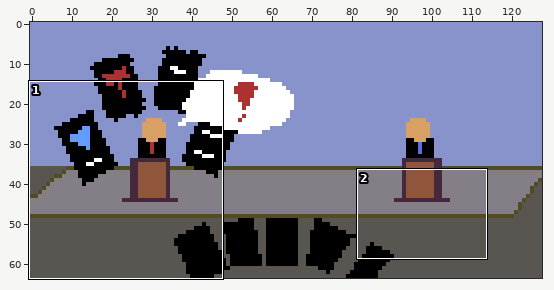
Edited in one commit: pixel-art file (assets/sprites/game-mockup-01.aseprite). Above: a wide view before the commit, with the close-up outlined.
Close-up. Before the edit:
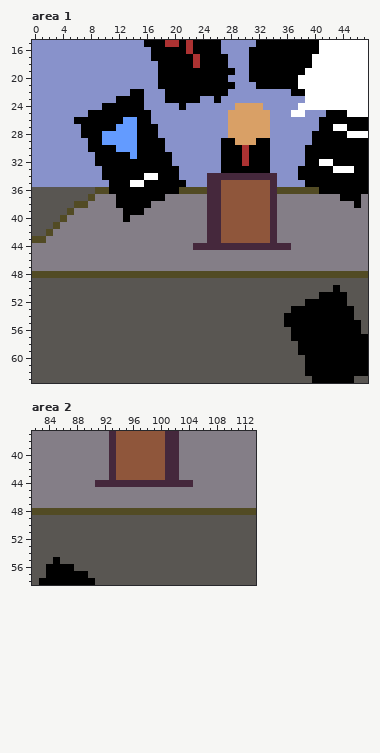
128x64 pixels, 1 frame. Shown: area 1: x 0..47, y 15..63; area 2: x 82..113, y 37..58. The commit also changed other parts of the picture, which this record leaves out.
After the commit:
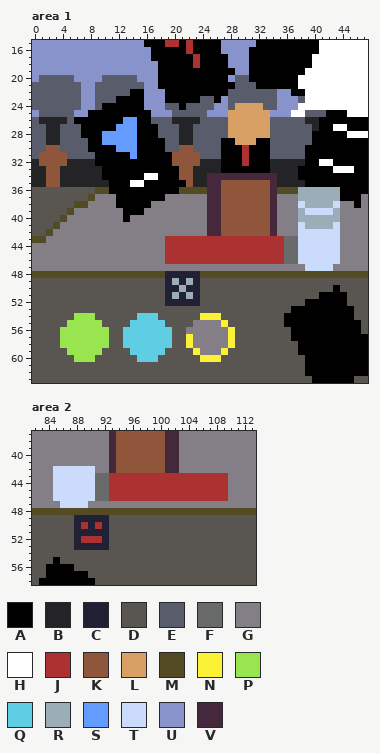
Palette (. is transparent): A #000000  B #242427  C #222034  D #595652  E #595c6b  F #696a6a  G #847e87  H #ffffff  J #ac3232  K #8f563b  L #d9a066  M #524b24  N #fbf236  P #99e550  Q #5fcde4  R #9badb7  S #639bff  T #cbdbfc  U #8892cb  V #45283c
Changes in this commit:
layer "Background 2" added
Changed rows in their new state; - is an unchanged pixel.
Area 1, layers "UI", "Background":
first column x 0:
20 -EEEEE----EEEEE--------------EE-------------
21 EEEEEEE--EEEEEEE-------------EEE------------
22 EEEEEEE--EEEEE--------------EEEEEEE---------
23 EEEEEEE--EEE------------EE--EEEEEEE---E-----
24 EEEEEEE--E---------EE-EEEE--E----EE---------
25 -EEEEE--------------EEEEE--------------EEE--
26 EBBBBE-----------EEEBBBBEEEE------EEEEEBB---
27 EEBBEEE-----------EEEBBEEEEE------EEEEEEB---
28 EEBBEEE-----------EEEBBEEEEE------EEEEEE----
29 EEBBEEEE-----------EEBBEEEE-------EEEEEE----
30 EEKKEEEE-----------EEKKEEEE-------EEEEE-----
31 EKKKKEEEE-----------KKKKEEE-------EEEEE-----
32 BKKKKBBBB-----------KKKKBBB-------BBBBB-----
33 BBKKBBBBBB-----------KKBBBB-------BBBB------
34 BBKKBBBBBB-----------KKBB----------BBB------
35 BBKKBBBBBBB-----------KBB----------BBBB-----
36 --------------------------------------RRRRRR
37 --------------------------------------RRRRRR
38 --------------------------------------TRRRRT
39 --------------------------------------RTTTTR
40 --------------------------------------RRRRRR
41 --------------------------------------TRRRRT
42 --------------------------------------TTTTTT
43 -------------------JJJJJJJJJJJJJJJJJFFTTTTTT
44 -------------------JJJJJJJJJJJJJJJJJFFTTTTTT
45 -------------------JJJJJJJJJJJJJJJJJFFTTTTTT
46 -------------------JJJJJJJJJJJJJJJJJFFTTTTTT
47 ---------------------------------------TTTT-
48 -------------------CCCCC--------------------
49 -------------------CRCRC--------------------
50 -------------------CCRCC--------------------
51 -------------------CRCRC--------------------
52 -------------------CCCCC--------------------
54 ------PPP------QQQ------NNN-----------------
55 -----PPPPP----QQQQQ----GGGGN----------------
56 ----PPPPPPP--QQQQQQQ--GGGGGGN---------------
57 ----PPPPPPP--QQQQQQQ--NGGGGGN---------------
58 ----PPPPPPP--QQQQQQQ--NGGGGGN---------------
59 -----PPPPP----QQQQQ----NGGGN----------------
60 ------PPP------QQQ------NNN-----------------
Area 2, layer "UI":
first column x 85:
42 TTTTTT-------------------
43 TTTTTTFFJJJJJJJJJJJJJJJJJ
44 TTTTTTFFJJJJJJJJJJJJJJJJJ
45 TTTTTTFFJJJJJJJJJJJJJJJJJ
46 TTTTTTFFJJJJJJJJJJJJJJJJJ
47 -TTTT--------------------
49 ---CCCCC-----------------
50 ---CJCJC-----------------
51 ---CCCCC-----------------
52 ---CJJJC-----------------
53 ---CCCCC-----------------
Boxes around the changes in both close-ups, in picture pixels (x1, y1, x2, y2):
changed: (32, 75, 340, 362)
changed: (53, 466, 228, 550)
